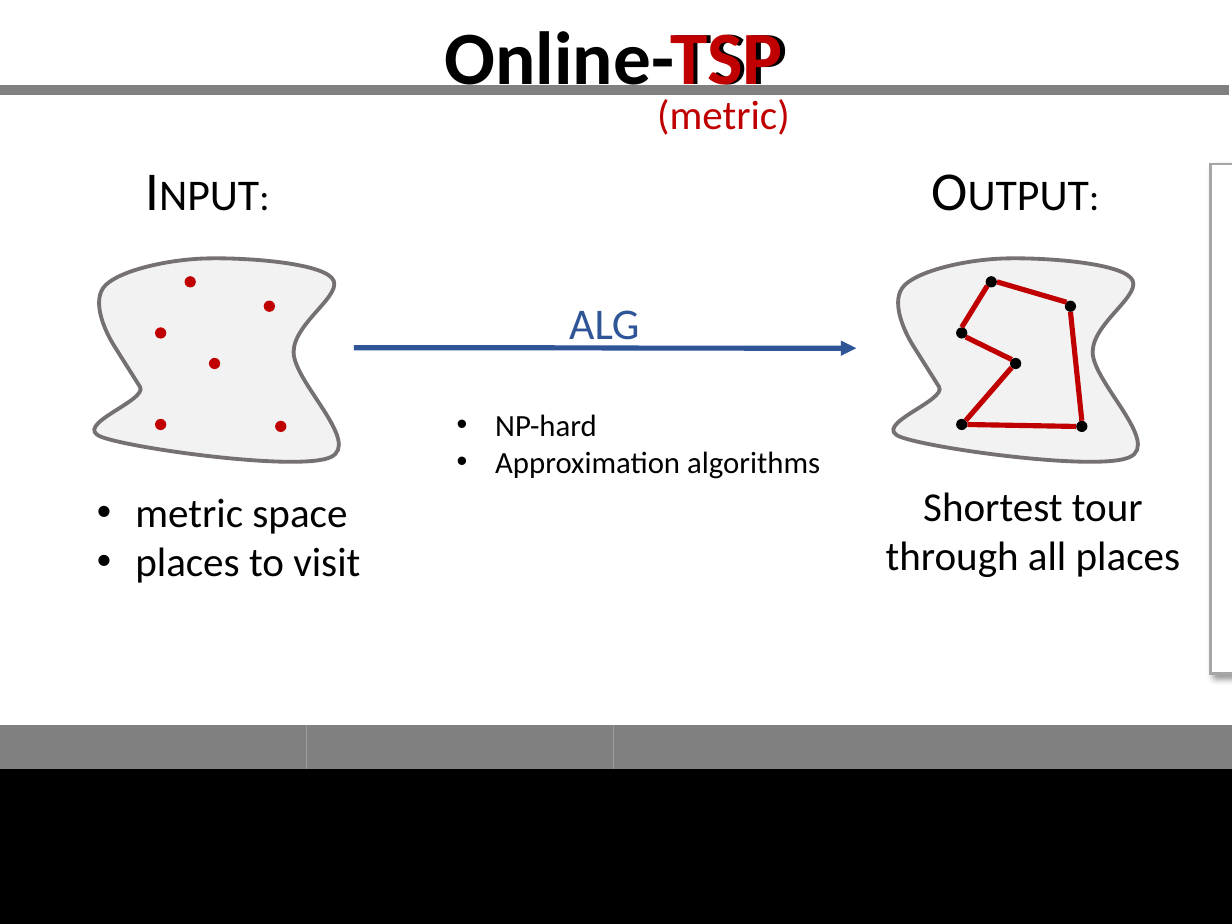
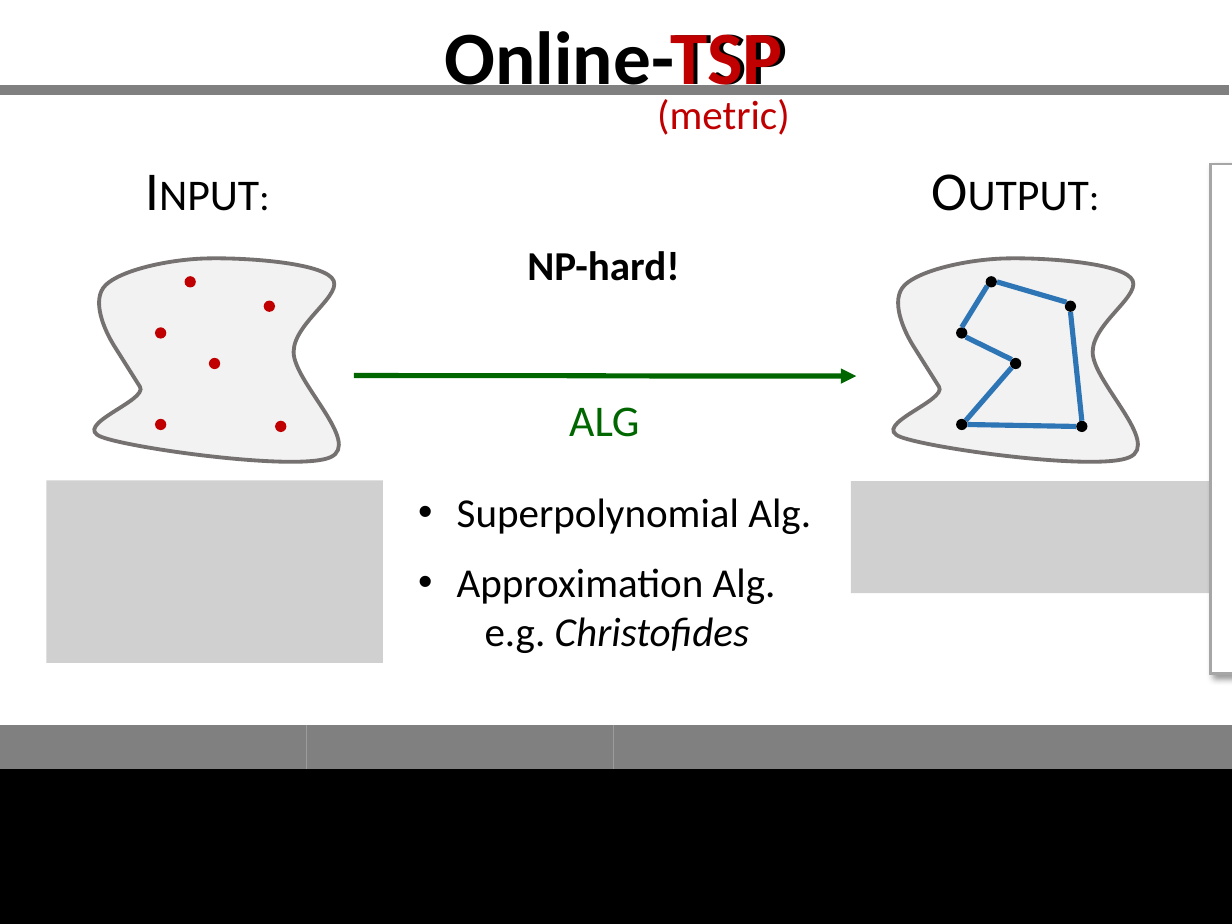
Before and after one commit to GraffL/talk-online-tsp, a slide deck: slide 2 of Präsentation43.pptx. Drawn at 1232x924 pixels with LibreOffice and Linux fonts; fonts in the diff are those of the drawing; grey boxes stand for pictures. Boxes give left, top, right and bottom in pixels: in the first picture for what was removed or moved away, otherwise in the second. Text is boxed around its words. In the diff, an @@ line names an element or a change of style, - is before the commit and + after.

```diff
--- a/Präsentation43.pptx
+++ b/Präsentation43.pptx
@@ text added at (527, 251, 679, 281), 24 pt, text #000000, bold @@
+NP-hard!
@@ line (987, 286) - (962, 328): stroke #C00000 3 pt to #2E75B6 3 pt @@
@@ line (1067, 302) - (997, 282): stroke #C00000 3 pt to #2E75B6 3 pt @@
@@ line (1082, 421) - (1071, 312): stroke #C00000 3 pt to #2E75B6 3 pt @@
@@ line (966, 338) - (1011, 360): stroke #C00000 3 pt to #2E75B6 3 pt @@
@@ curved arrow moved from (354, 347) - (856, 349) to (354, 376) - (856, 376) @@
@@ curved arrow (354, 376) - (856, 376): stroke #2F5597 3 pt to #006600 3 pt @@
@@ text "alg": place and size @@
-text "alg" at (569, 310, 639, 350)
+text "alg" at (569, 407, 639, 437)
@@ text "alg" at (569, 407, 639, 437): text colour #2F5597 to #006600 @@
@@ line (1011, 367) - (966, 420): stroke #C00000 3 pt to #2E75B6 3 pt @@
@@ line (967, 425) - (1077, 426): stroke #C00000 3 pt to #2E75B6 3 pt @@
@@ picture added at (47, 480, 383, 663) @@
@@ text removed at (135, 498, 360, 583) @@
-• metric space
-• places to visit
@@ text at (457, 498, 811, 653): text changed; size 18 to 24 pt @@
-• NP-hard
-• Approximation algorithms
+• Superpolynomial Alg.
+• Approximation Alg.
+  e.g. Christofides
@@ picture added at (851, 482, 1214, 594) @@
@@ text removed at (886, 492, 1180, 577) @@
-Shortest tour through all places
```
Also in this commit, not shown: 4 other slides changed.
